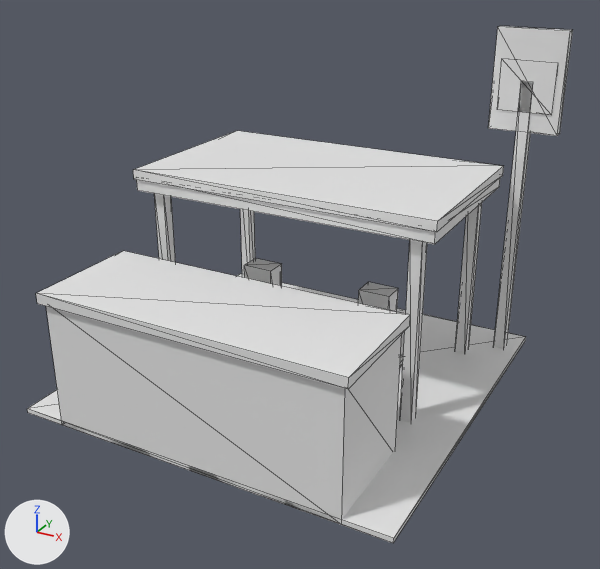
A saved change to the glTF model assets/models/gas_station_low.glb.
Rendered twice from a camera (50 mm lens) standing at (3.79, -6.82, 4.46) and looking at (0.18, -0.25, 1.18). The axes (+X, +Y, +Z) are drawn at lower left. The lights are the same throughout. The older version comes first. Mesh edges are drawn as thin lines. Where no turn or scale is listed for an object, it has been applied to the vertices. Vertices at exactly the same position are counted once.

The first picture shows 'Gas_station'.
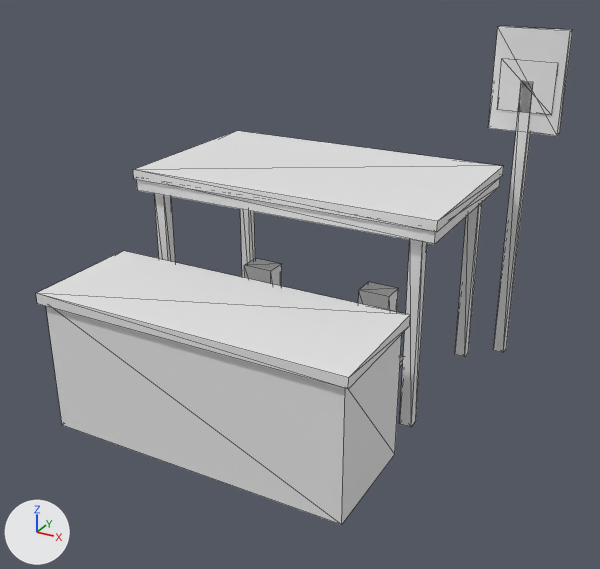
What differs and where, as boxes [x1, y1, x2, y2] in the pictures (600 x 569 px):
'Gas_station', reshaped
    before: [27, 26, 573, 543]
    after: [36, 26, 573, 525]
part 1 of me_gas_station, deleted
    before: [27, 274, 526, 543]

Diff of the bpy script that builds the scene:
```diff
--- a/assets/models/gas_station_low.glb.py
+++ b/assets/models/gas_station_low.glb.py
@@ me_gas_station @@
 # used by ob_gas_station; location = (0.0, 0.0, 0.0)
-me_gas_station.from_pydata(...)  # 160 vertices, 240 faces; spans x -1.95..2.1, y -2.0..1.95, z 0.0..3.5
+me_gas_station.from_pydata(...)  # 152 vertices, 228 faces; spans x -1.62..2.1, y -2.0..1.66, z 0.0..3.5
+# me_gas_station part 1: the loose piece of 8 vertices spanning x -1.95..1.95, y -1.95..1.95, z 0.0..0.05 is deleted
 me_gas_station.materials.append(mat_unit)
```
